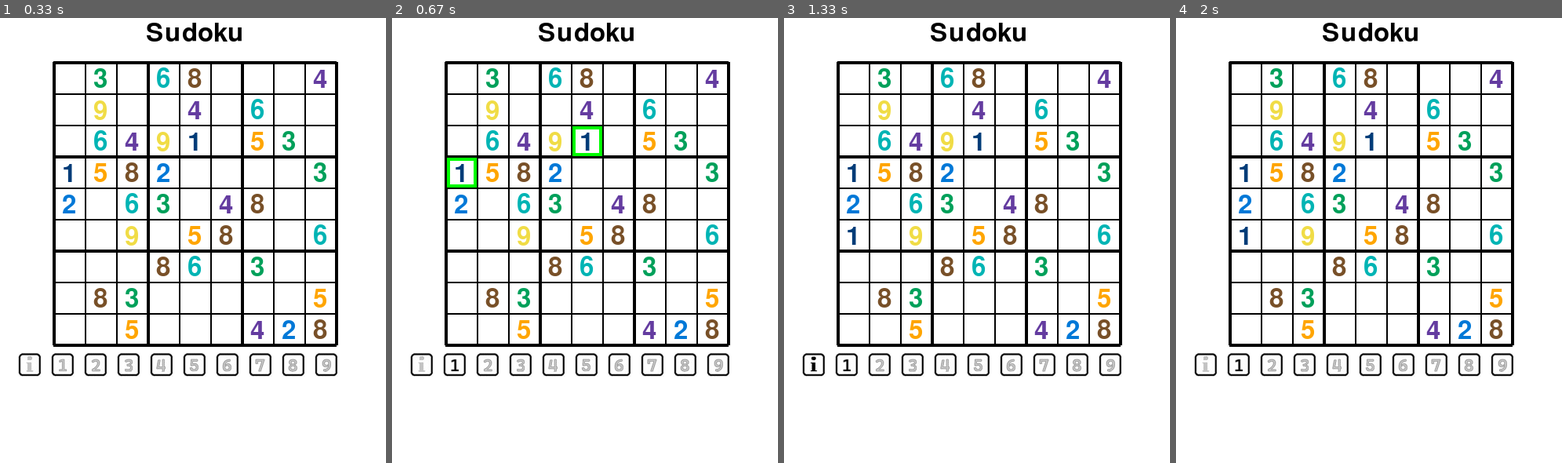
Above: before the commit, frames 1-4 (left to right).
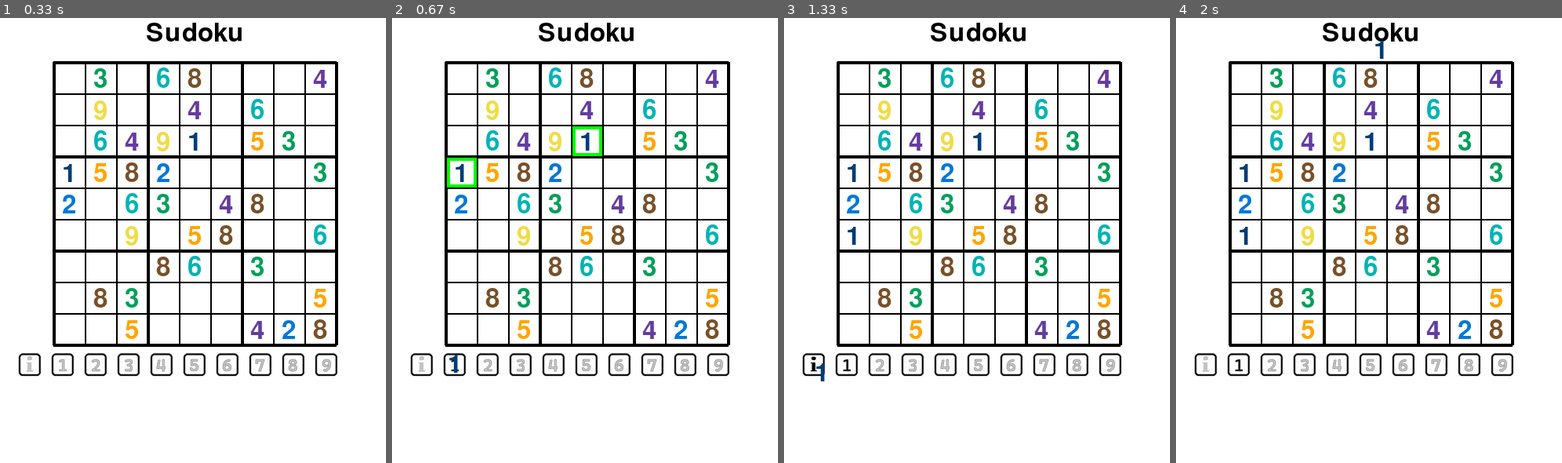
Above: after the commit, the same moments.

Repository: MrReedQEGS/Pygame-Sudoku
Game: pygame game, started from main.py
Same seed, same stepped clock (60 frames per second), same inputs: the game is played once before the commit and once after it.
Inputs (mouse positions are in pixels of both pictures, inside the frame that each line leads up to):
- Up to frame 1 (0.33 s): no input
- Up to frame 2 (0.67 s): click (453, 365) at 0.38 s
- Up to frame 3 (1.33 s): click (857, 244) at 0.72 s; click (822, 374) at 1.05 s
- Up to frame 4 (2 s): click (1554, 440) at 1.38 s; click (1380, 49) at 1.72 s

Frame 1 is identical in both runs. In frame 2, less than 0.1% of the frame differs, in the area x 14-18%, y 75-80%; in frame 3, less than 0.1%; in frame 4, less than 0.1%, in the area x 51-54%, y 5-10%.

Commit message:
numbers follow mouse when editing the grid :)

Diff:
--- a/main.py
+++ b/main.py
@@ -664,7 +664,7 @@
 #MakeRandomNotes()
 #RandomGrid()
 LoadAPuzzleFromCSV()
-print(theNumbers)
+#print(theNumbers)
 
 while running:
   for event in pygame.event.get():
@@ -717,6 +717,17 @@
   theEightButton.DrawSelf()
   theNineButton.DrawSelf()
 
+  if(editMode == True):
+    mouse_pos = pygame.mouse.get_pos()
+
+    # draw a number that follows the mouse
+    #posIWant = (mouse_pos[0]-10,mouse_pos[1]+10)
+
+    x = int(numGoingIntoGrid)-1
+    colour = COLORS[x]
+    number_surf = font.render(str(numGoingIntoGrid), True, colour)
+    number_rect = number_surf.get_rect(center=mouse_pos)
+    screen.blit(number_surf, number_rect)
 
   pygame.display.flip()
   clock.tick(FPS)
